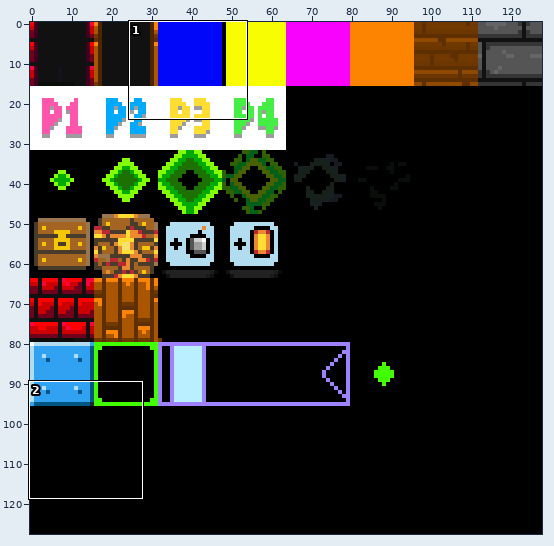
Sprite sheet: map-tiles.png. Above, an overview of the earlier version with the close-up marked.
Close-up. Before:
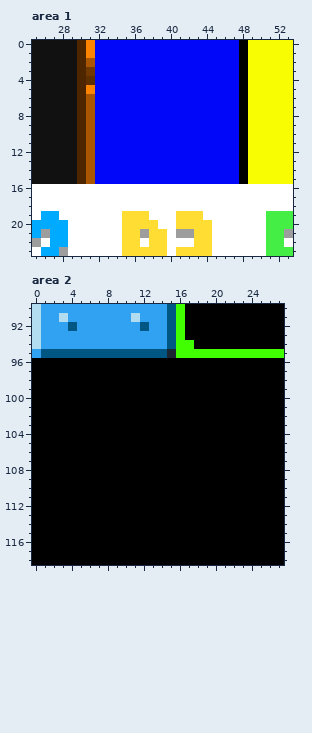
The file is 128x128 pixels. Colours within 5 levels of each other are drawn and written as one. Shown: area 1: x 25..53, y 0..23; area 2: x 0..27, y 90..118.
Now the later version:
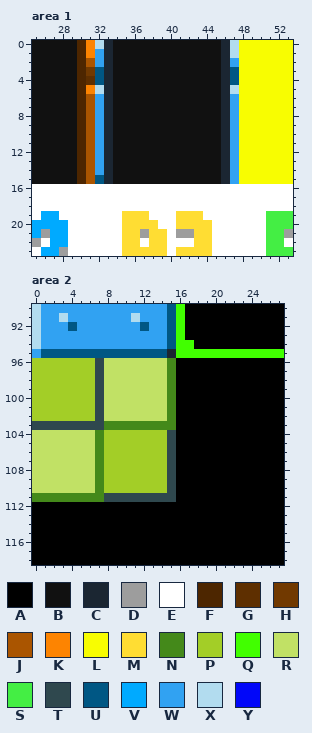
Palette (. is transparent): A #000000  B #111111  C #1b2632  D #9d9d9d  E #ffffff  F #4d2600  G #5e2f00  H #713900  J #aa5500  K #fd8401  L #f8fd01  M #ffdd33  N #44891a  P #a3ce27  Q #41ff00  R #c1e165  S #44ee44  T #2f484e  U #005784  V #00aaff  W #31a2f2  X #b2dcef  Y #0107f9
The edit:
--- area 1
@@ x 25..53 @@
- 0 BBBBBFKYYYYYYYYYYYYYYYYALLLLL
- 1 BBBBBFKYYYYYYYYYYYYYYYYALLLLL
- 2 BBBBBFJYYYYYYYYYYYYYYYYALLLLL
- 3 BBBBBFHYYYYYYYYYYYYYYYYALLLLL
- 4 BBBBBFGYYYYYYYYYYYYYYYYALLLLL
- 5 BBBBBFKYYYYYYYYYYYYYYYYALLLLL
- 6 BBBBBFJYYYYYYYYYYYYYYYYALLLLL
- 7 BBBBBFJYYYYYYYYYYYYYYYYALLLLL
- 8 BBBBBFJYYYYYYYYYYYYYYYYALLLLL
- 9 BBBBBFJYYYYYYYYYYYYYYYYALLLLL
-10 BBBBBFJYYYYYYYYYYYYYYYYALLLLL
-11 BBBBBFJYYYYYYYYYYYYYYYYALLLLL
-12 BBBBBFJYYYYYYYYYYYYYYYYALLLLL
-13 BBBBBFJYYYYYYYYYYYYYYYYALLLLL
-14 BBBBBFJYYYYYYYYYYYYYYYYALLLLL
-15 BBBBBFJYYYYYYYYYYYYYYYYALLLLL
+ 0 BBBBBFKXCBBBBBBBBBBBBCXLLLLLL
+ 1 BBBBBFKWCBBBBBBBBBBBBCXLLLLLL
+ 2 BBBBBFJWCBBBBBBBBBBBBCWLLLLLL
+ 3 BBBBBFHUCBBBBBBBBBBBBCULLLLLL
+ 4 BBBBBFGUCBBBBBBBBBBBBCULLLLLL
+ 5 BBBBBFKXCBBBBBBBBBBBBCXLLLLLL
+ 6 BBBBBFJWCBBBBBBBBBBBBCWLLLLLL
+ 7 BBBBBFJWCBBBBBBBBBBBBCWLLLLLL
+ 8 BBBBBFJWCBBBBBBBBBBBBCWLLLLLL
+ 9 BBBBBFJWCBBBBBBBBBBBBCWLLLLLL
+10 BBBBBFJWCBBBBBBBBBBBBCWLLLLLL
+11 BBBBBFJWCBBBBBBBBBBBBCWLLLLLL
+12 BBBBBFJWCBBBBBBBBBBBBCWLLLLLL
+13 BBBBBFJWCBBBBBBBBBBBBCWLLLLLL
+14 BBBBBFJWCBBBBBBBBBBBBCWLLLLLL
+15 BBBBBFJUCBBBBBBBBBBBBCWLLLLLL
 16 EEEEEEEEEEEEEEEEEEEEEEEEEEEEE
--- area 2
@@ x 0..17 @@
  95 WUUUUUUUUUUUUUUCQQ
- 96 AAAAAAAAAAAAAAAAAA
- 97 AAAAAAAAAAAAAAAAAA
- 98 AAAAAAAAAAAAAAAAAA
- 99 AAAAAAAAAAAAAAAAAA
-100 AAAAAAAAAAAAAAAAAA
-101 AAAAAAAAAAAAAAAAAA
-102 AAAAAAAAAAAAAAAAAA
-103 AAAAAAAAAAAAAAAAAA
-104 AAAAAAAAAAAAAAAAAA
-105 AAAAAAAAAAAAAAAAAA
-106 AAAAAAAAAAAAAAAAAA
-107 AAAAAAAAAAAAAAAAAA
-108 AAAAAAAAAAAAAAAAAA
-109 AAAAAAAAAAAAAAAAAA
-110 AAAAAAAAAAAAAAAAAA
-111 AAAAAAAAAAAAAAAAAA
+ 96 PPPPPPPTRRRRRRRNAA
+ 97 PPPPPPPTRRRRRRRNAA
+ 98 PPPPPPPTRRRRRRRNAA
+ 99 PPPPPPPTRRRRRRRNAA
+100 PPPPPPPTRRRRRRRNAA
+101 PPPPPPPTRRRRRRRNAA
+102 PPPPPPPTRRRRRRRNAA
+103 TTTTTTTTNNNNNNNNAA
+104 RRRRRRRNPPPPPPPTAA
+105 RRRRRRRNPPPPPPPTAA
+106 RRRRRRRNPPPPPPPTAA
+107 RRRRRRRNPPPPPPPTAA
+108 RRRRRRRNPPPPPPPTAA
+109 RRRRRRRNPPPPPPPTAA
+110 RRRRRRRNPPPPPPPTAA
+111 NNNNNNNNTTTTTTTTAA
 112 AAAAAAAAAAAAAAAAAA
Changed places in both close-ups, as pixel boxes (x1, y1, x2, y2):
changed: (95, 40, 248, 184)
changed: (32, 358, 176, 502)
